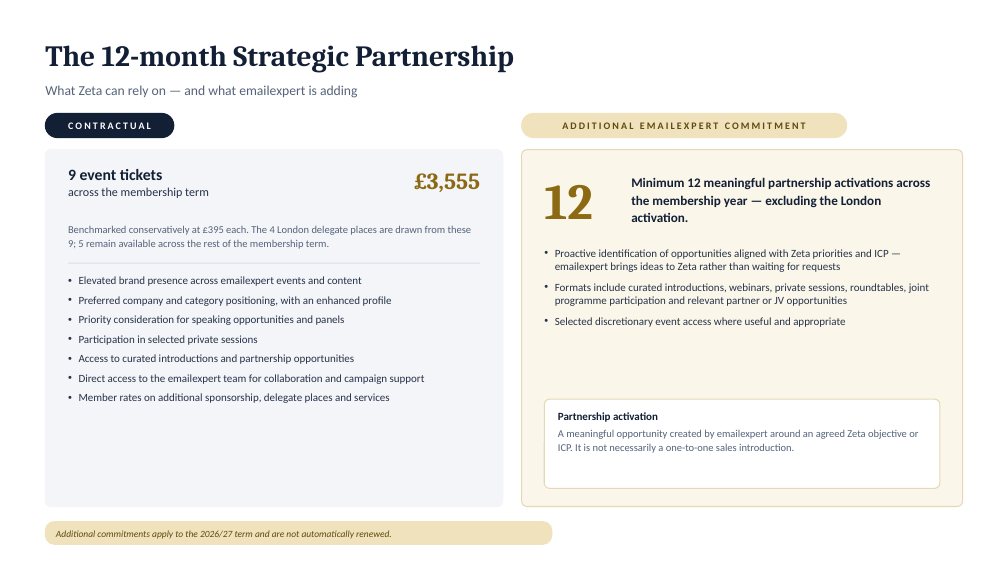
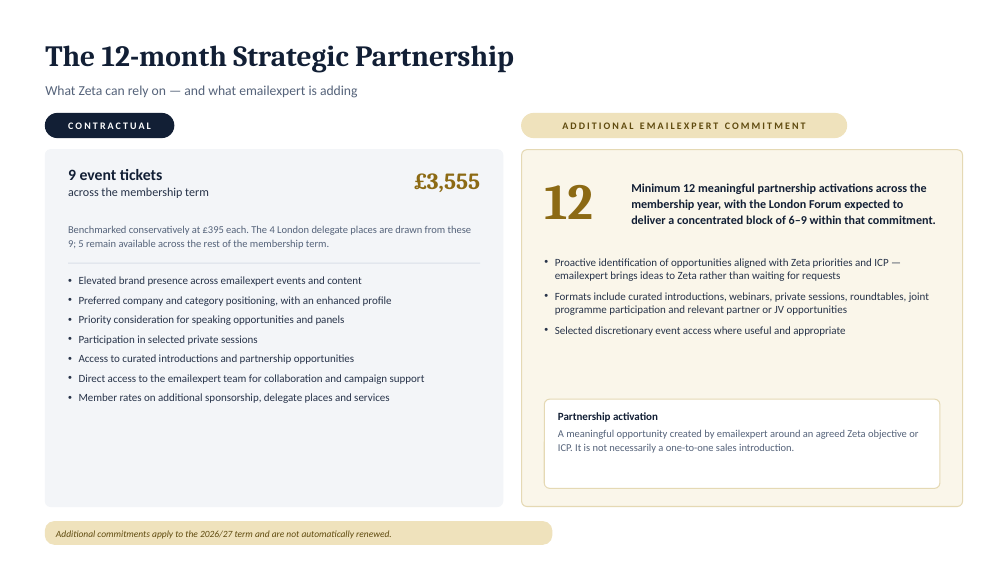
Before and after one commit to id12y/senders-theme, a slide deck: slide 2 of presentations/zeta-partnership/zeta-emailexpert-partnership-2026.pptx. Drawn at 1008x567 pixels with LibreOffice and Linux fonts; fonts in the diff are those of the drawing. Boxes give left, top, right and bottom in pixels: in the first picture for what was removed or moved away, otherwise in the second. Text is boxed around its words. In the diff, an @@ line names an element or a change of style, - is before the commit and + after.

```diff
--- a/presentations/zeta-partnership/zeta-emailexpert-partnership-2026.pptx
+++ b/presentations/zeta-partnership/zeta-emailexpert-partnership-2026.pptx
@@ text at box(631, 183, 936, 224): text changed; size 12.5 to 11.5 pt @@
-Minimum 12 meaningful partnership activations across the membership year — excluding the London activation.
+Minimum 12 meaningful partnership activations across the membership year, with the London Forum expected to deliver a concentrated block of 6–9 within that commitment.
@@ text "Proactive identification of opportunities aligned ...": place and size @@
-text "Proactive identification of opportunities aligned ..." at box(555, 249, 929, 327)
+text "Proactive identification of opportunities aligned ..." at box(555, 258, 929, 336)
```
Also in this commit, not shown: 2 other slides changed, 1 other file.
